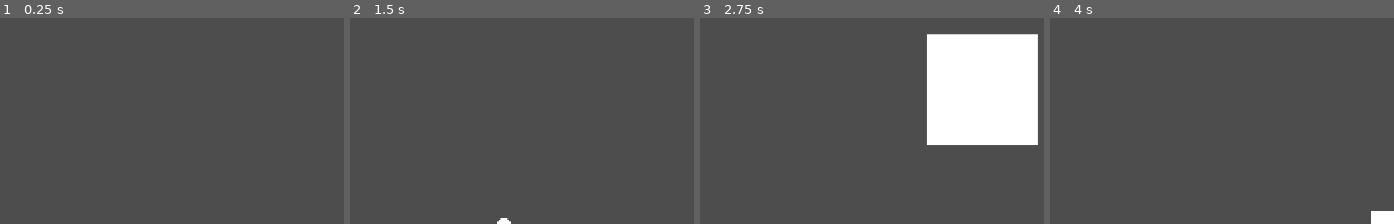
Above: before the commit, frames 1-4 (left to right).
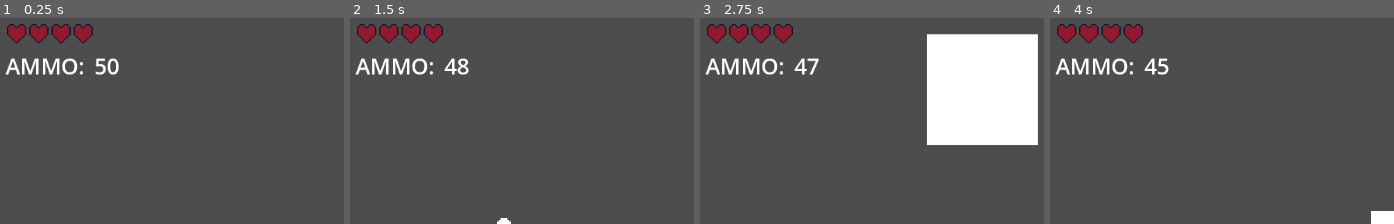
Above: after the commit, the same moments.

Repository: marleeeeeey/game_mvp_002
Game: Godot game, scene res://Levels/main_scene.tscn
Same seed, same stepped clock (60 frames per second), same inputs: the game is played once before the commit and once after it.
Inputs (mouse positions are % of the whole screen's width and height, from its top left):
- Up to frame 1 (0.25 s): no input
- Up to frame 2 (1.5 s): move the mouse to (84, 49) at 0.52 s; hold Right (ui_right) 0.53-1.28 s; click (84, 49) at 0.6 s; move the mouse to (35, 60) at 1.27 s; hold Down (ui_down) from 1.28 s (still down); click (35, 60) at 1.35 s
- Up to frame 3 (2.75 s): move the mouse to (70, 30) at 2.02 s; release Down (ui_down) at 2.03 s; hold Right (ui_right) from 2.03 s (still down); click (70, 30) at 2.1 s
- Up to frame 4 (4 s): move the mouse to (52, 76) at 2.77 s; release Right (ui_right) at 2.78 s; hold Up (ui_up) 2.78-3.53 s; click (52, 76) at 2.85 s; move the mouse to (93, 70) at 3.52 s; hold Left (ui_left) from 3.53 s (still down); click (93, 70) at 3.6 s
The pictures show only the part of the screen within x 0-50%, y 0-50%; the shares and areas given below are measured in that part.

The runs differ from the first frame. In frame 1, 2.8% of the frame differs, in the area x 1-35%, y 2-28%; in frame 2, 2.8%; in frame 3, 2.8%; in frame 4, 2.8%.

Commit message:
Update GUI: add hearts as life and ammo counter.

Diff:
--- a/Entities/entities_scripts/entity_data.gd
+++ b/Entities/entities_scripts/entity_data.gd
@@ -2,3 +2,4 @@
 class_name PlayerData
 
 static var health = 4
+static var ammo = 50
--- a/Entities/entities_scripts/player.gd
+++ b/Entities/entities_scripts/player.gd
@@ -46,6 +46,7 @@
 		velocity = Vector2.ZERO
 
 	if Input.is_action_just_pressed("ui_shoot"):
+		PlayerData.ammo -= 1
 		instance_bullet()
 
 	move_and_slide()
--- a/Interactables/interactible_scripts/dead_area.gd
+++ b/Interactables/interactible_scripts/dead_area.gd
@@ -13,4 +13,4 @@
 
 func _on_body_entered(body: Node2D) -> void:
 	if body.name == "Player":
-		PlayerData.health -= 4
+		PlayerData.health -= 1
--- a/Levels/main_scene.tscn
+++ b/Levels/main_scene.tscn
@@ -1,7 +1,9 @@
-[gd_scene load_steps=3 format=3 uid="uid://bob6ay6manj1p"]
+[gd_scene load_steps=5 format=3 uid="uid://bob6ay6manj1p"]
 
 [ext_resource type="PackedScene" uid="uid://8yocrc6iicxu" path="res://Entities/Scenes/Player/player.tscn" id="1_lyo5h"]
 [ext_resource type="PackedScene" uid="uid://cvn2ym6itgaa3" path="res://Interactables/scenes/dead_area.tscn" id="2_1e4o3"]
+[ext_resource type="Texture2D" uid="uid://d1u13tn6safuh" path="res://Sprites/HeartSpriteSheet.png" id="3_6v755"]
+[ext_resource type="Script" path="res://UI/ui_scripts/GUI.gd" id="3_6vvu6"]
 
 [node name="MainScene" type="Node2D"]
 
@@ -18,3 +20,28 @@
 
 [node name="DeadArea" parent="." instance=ExtResource("2_1e4o3")]
 position = Vector2(133, 225)
+
+[node name="GUI" type="CanvasLayer" parent="."]
+script = ExtResource("3_6vvu6")
+
+[node name="heart_icon" type="Sprite2D" parent="GUI"]
+position = Vector2(24, 24)
+scale = Vector2(2, 2)
+texture = ExtResource("3_6v755")
+hframes = 5
+
+[node name="ammo" type="Label" parent="GUI"]
+offset_left = 8.0
+offset_top = 48.0
+offset_right = 66.0
+offset_bottom = 71.0
+theme_override_font_sizes/font_size = 32
+text = "AMMO:"
+
+[node name="ammo_amount" type="Label" parent="GUI"]
+offset_left = 136.0
+offset_top = 48.0
+offset_right = 160.0
+offset_bottom = 96.0
+theme_override_font_sizes/font_size = 32
+text = "0"
--- /dev/null
+++ b/UI/ui_scripts/GUI.gd
@@ -0,0 +1,36 @@
+extends CanvasLayer
+
+# Uses to calculate hearts position
+const HEART_ROW_SIZE = 8
+const HEART_OFFSET = 16
+
+
+# Called when the node enters the scene tree for the first time.
+func _ready() -> void:
+	# Create all hearts in one place. Then they will be placed in process method.
+	for i in PlayerData.health:
+		# Create new sprite for new heart
+		var new_heart = Sprite2D.new()
+		# Copy heart options from original heart_icon
+		new_heart.texture = $heart_icon.texture
+		new_heart.hframes = $heart_icon.hframes
+		$heart_icon.add_child(new_heart)
+
+
+# Called every frame. 'delta' is the elapsed time since the previous frame.
+func _process(delta: float) -> void:
+	$ammo_amount.text = var_to_str(PlayerData.ammo)
+
+	for heart in $heart_icon.get_children():
+		var index = heart.get_index()
+		var x = (index % HEART_ROW_SIZE) * HEART_OFFSET
+		var y = (index / HEART_ROW_SIZE) * HEART_OFFSET
+		heart.position = Vector2(x, y)
+
+		var last_heart = floor(PlayerData.health)
+		if index > last_heart:
+			heart.frame = 0
+		if index == last_heart:
+			heart.frame = (PlayerData.health - last_heart) * 4
+		if index < last_heart:
+			heart.frame = 4
